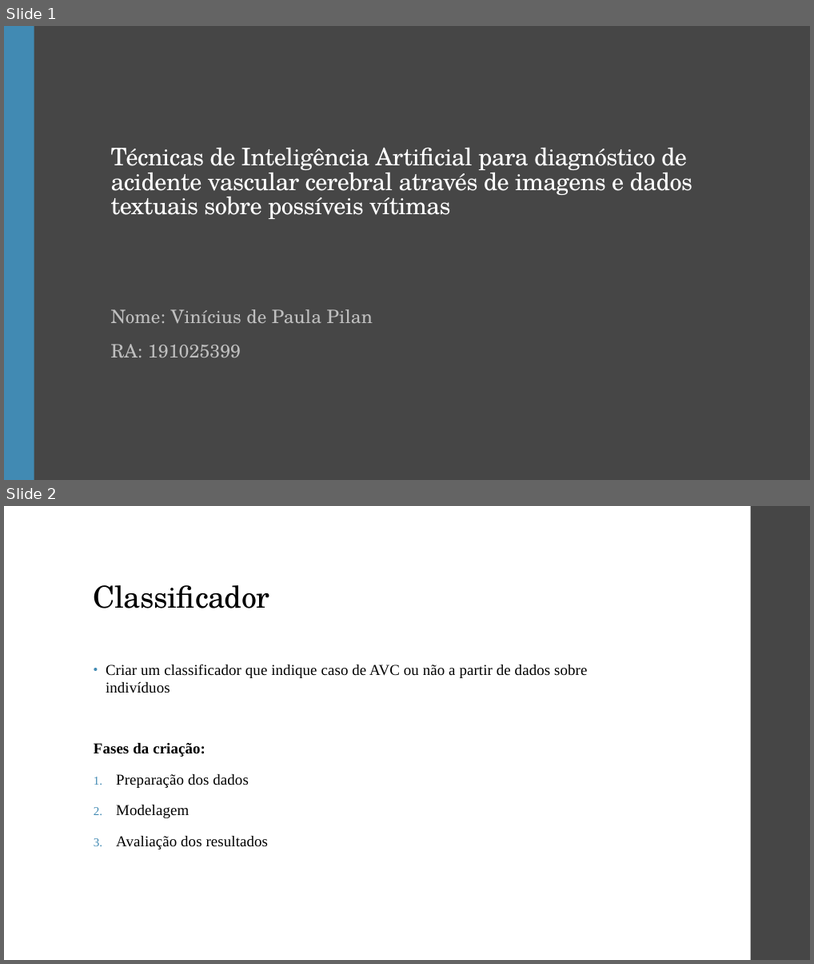
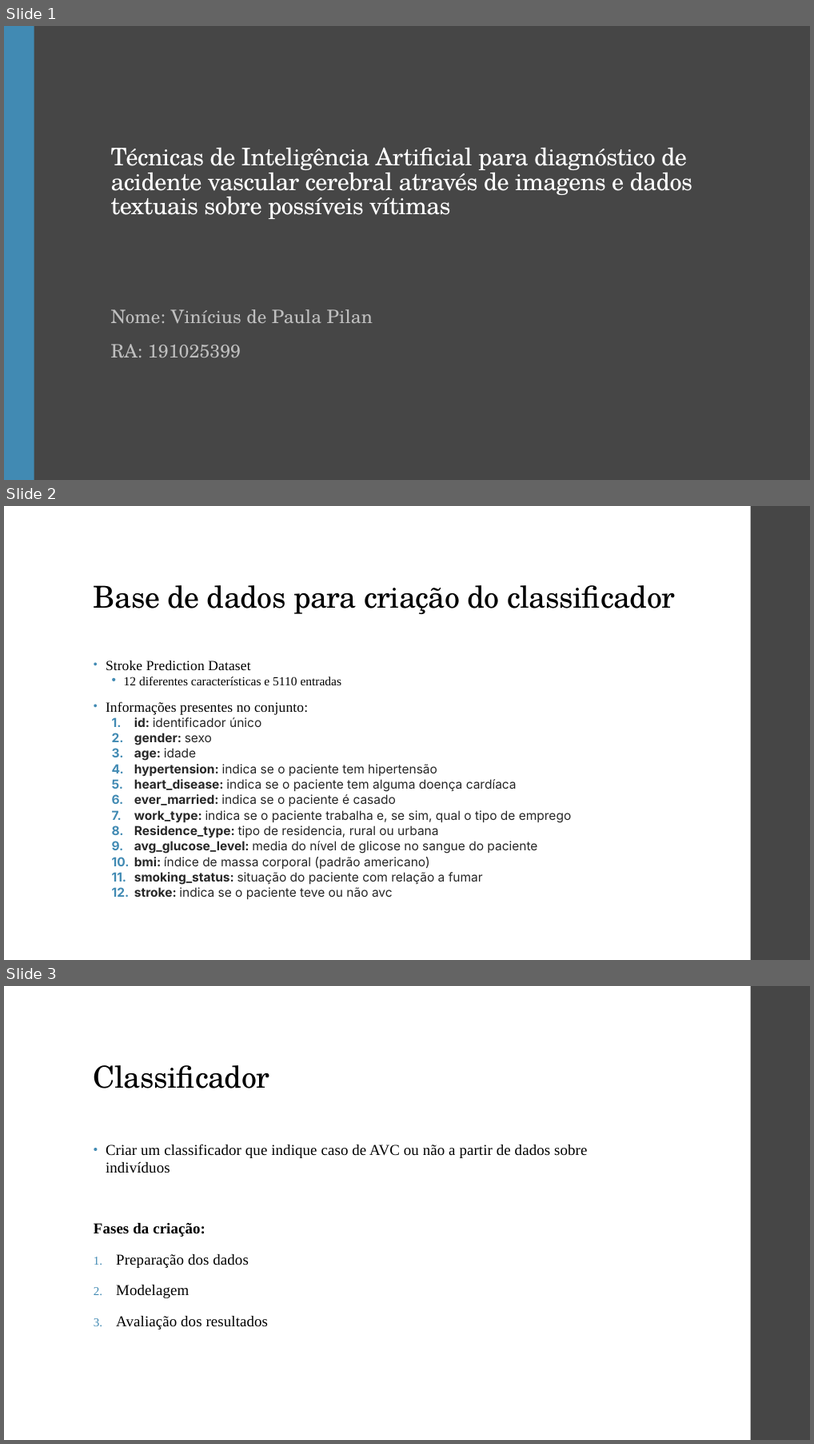
Before and after one commit to ViniPilan/avc-modeling, a slide deck: apresentação.pptx. Shown one above the other, each under a label of ours: slides 1 and 2 before the commit, slides 1, 2 and 3 after it. The pictures are 814x964 and 814x1444 pixels, drawn with LibreOffice and Linux fonts; fonts in the diff are those of the drawing. Boxes give left, top, right and bottom in pixels: in the first picture for what was removed or moved away, otherwise in the second. Text is boxed around its words. In the diff, an @@ line names an element or a change of style, - is before the commit and + after.

```diff
--- a/apresentação.pptx
+++ b/apresentação.pptx
@@ slide 2 added at box(4, 506, 810, 960), background #FFFFFF; not listed: 1 template element that a slide beside it also shows @@
@@ title added at box(94, 585, 675, 614), 36 pt, text #000000 @@
+Base de dados para criação do classificador
@@ text added at box(106, 660, 572, 899), 14.8 pt, text #262626 @@
+• Stroke Prediction Dataset
+  • 12 diferentes características e 5110 entradas
+• Informações presentes no conjunto:
+  1. id: identificador único
+  2. gender: sexo
+  3. age: idade
+  4. hypertension: indica se o paciente tem hipertensão
+  5. heart_disease: indica se o paciente tem alguma doença cardíaca
+  6. ever_married: indica se o paciente é casado
+  7. work_type: indica se o paciente trabalha e, se sim, qual o tipo de emprego
+  8. Residence_type: tipo de residencia, rural ou urbana
+  9. avg_glucose_level: media do nível de glicose no sangue do paciente
+  10. bmi: índice de massa corporal (padrão americano)
+  11. smoking_status: situação do paciente com relação a fumar
+  12. stroke: indica se o paciente teve ou não avc
@@ what was slide 2 is now slide 3 @@
```
Also in this commit, not shown: 3 slides changed, 11 other slides added.
